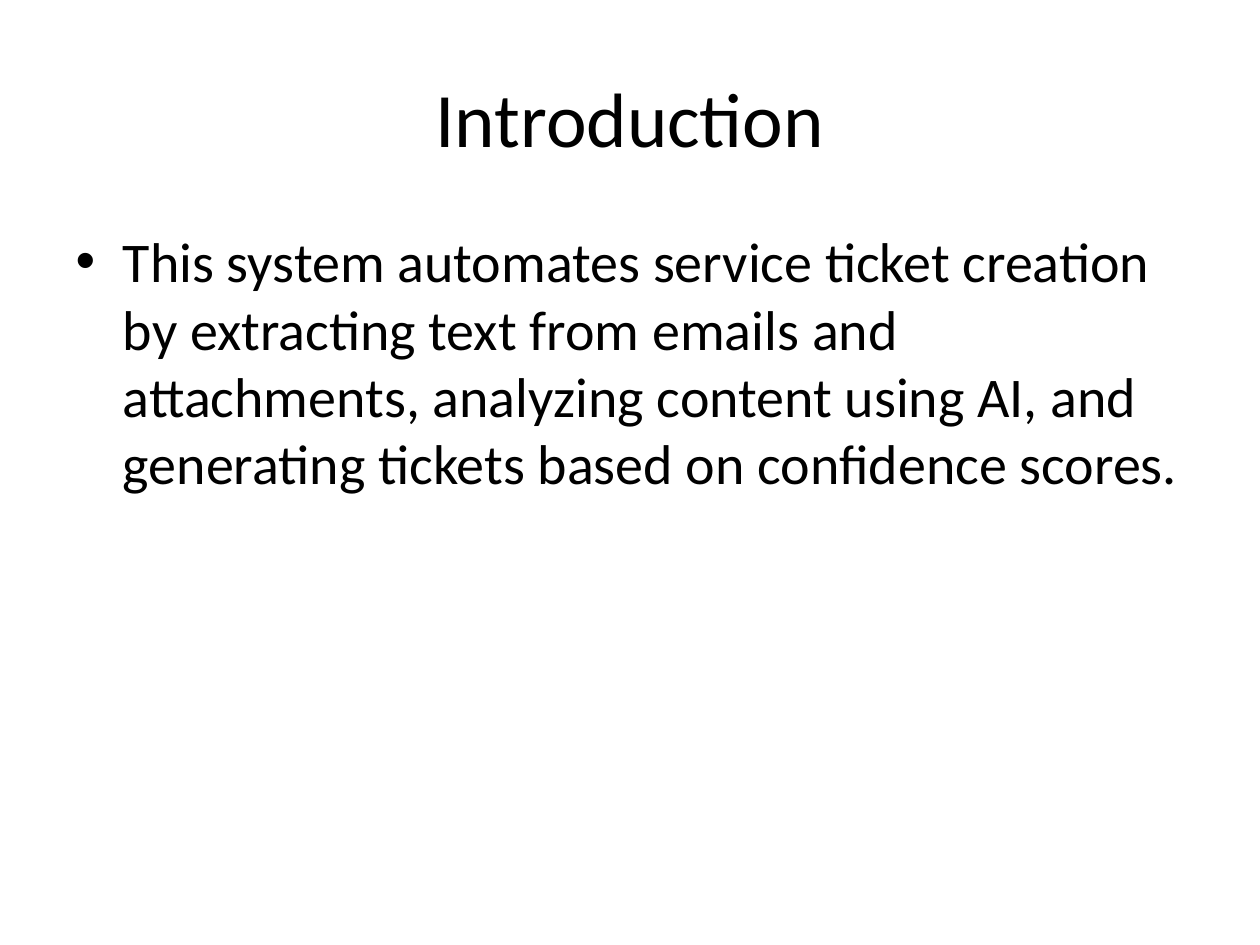
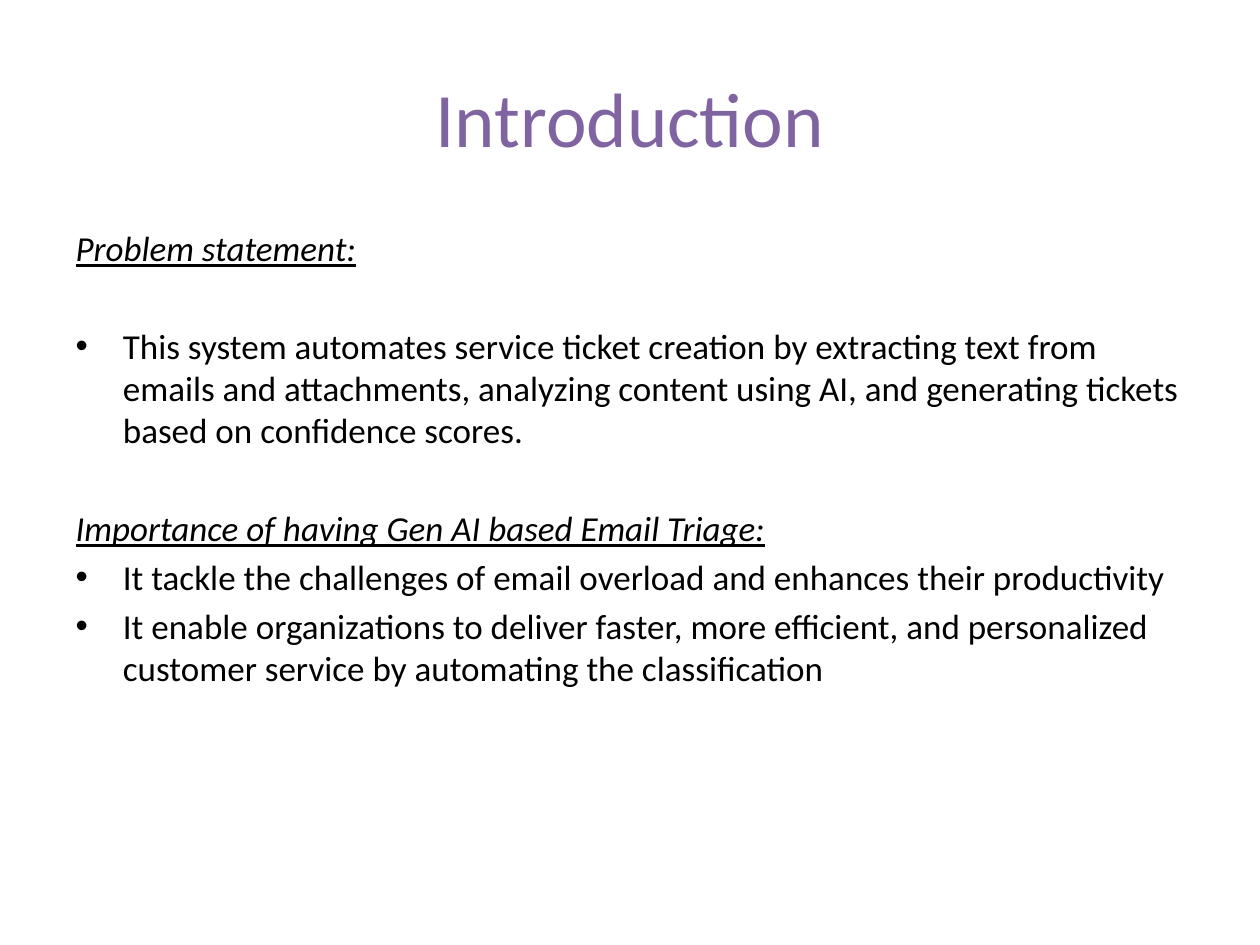
Before and after one commit to ewfx/gaied-binary-brains, a slide deck: slide 2 of artifacts/demo/BinaryBrains_GAIED.pptx. Drawn at 1260x945 pixels with LibreOffice and Linux fonts; fonts in the diff are those of the drawing. Boxes give left, top, right and bottom in pixels: in the first picture for what was removed or moved away, otherwise in the second. Text is boxed around its words. In the diff, an @@ line names an element or a change of style, - is before the commit and + after.

```diff
--- a/artifacts/demo/BinaryBrains_GAIED.pptx
+++ b/artifacts/demo/BinaryBrains_GAIED.pptx
@@ title "Introduction" at [436, 93, 824, 148]: text colour #000000 to #8064A2 @@
@@ text at [76, 236, 356, 267]: paragraph added @@
+Problem statement:
@@ text at [123, 334, 1178, 444]: size 32 to 20 pt in "This system automates service ticket creation by ..."; less space between paragraphs @@
@@ text at [76, 516, 1164, 687]: paragraphs added @@
+Importance of having Gen AI based Email Triage:
+• It tackle the challenges of email overload and enhances their productivity
+• It enable organizations to deliver faster, more efficient, and personalized customer service by automating the classification
```
Also in this commit, not shown: 4 other slides changed, 2 slides added, 2 slides removed, 10 other files.
